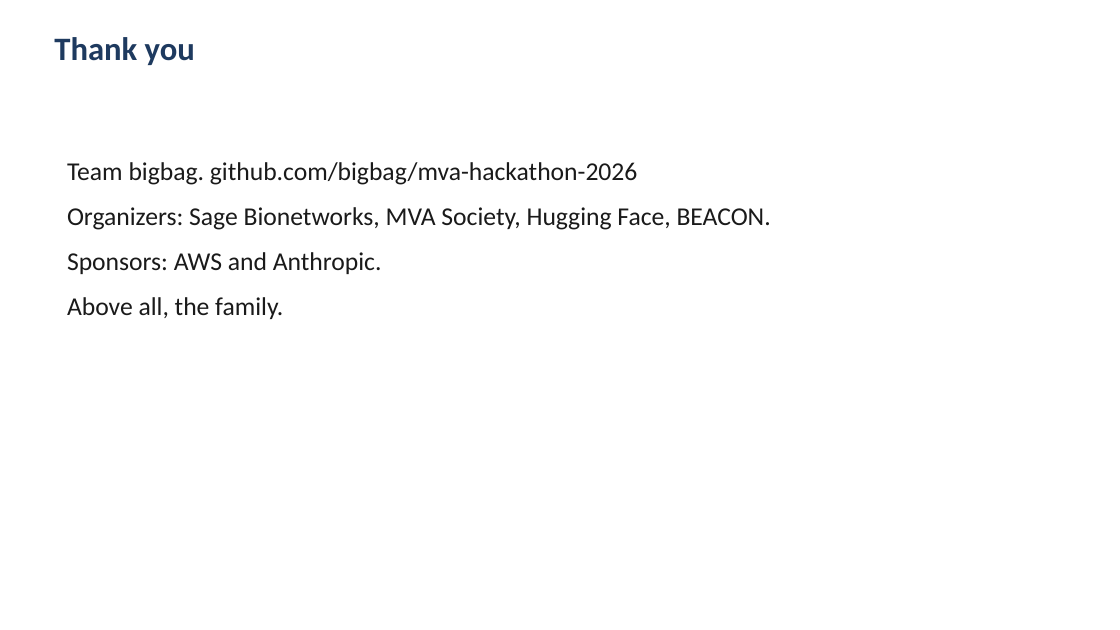
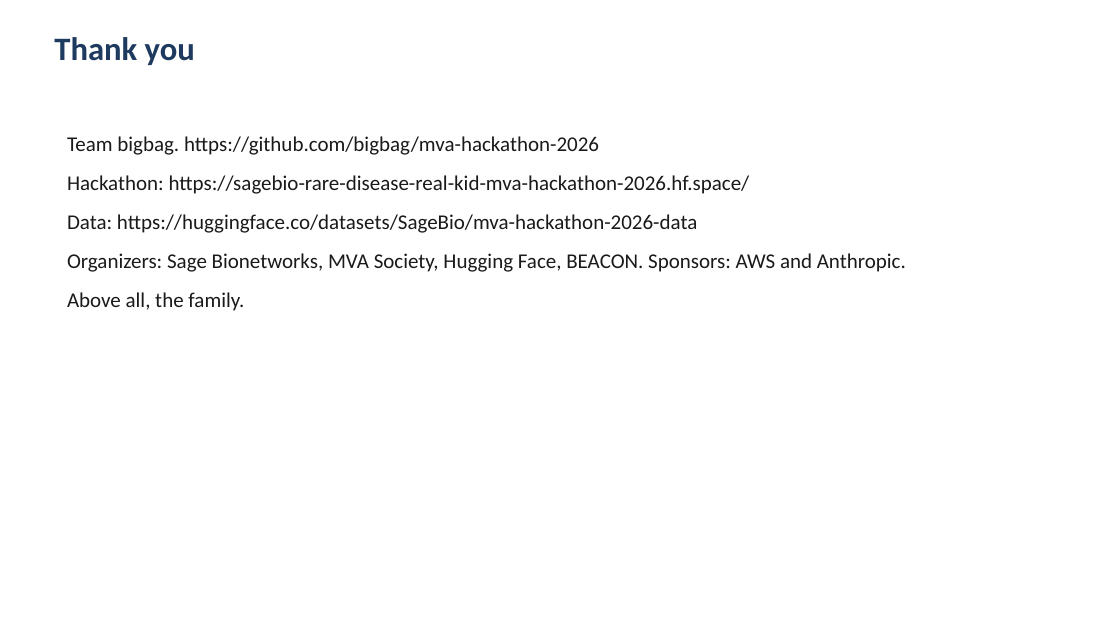
Before and after one commit to bigbag/mva-hackathon-2026, a slide deck: slide 14 of track2/slides/pitch_deck.pptx (slide 12 before the commit). Drawn at 1120x630 pixels with LibreOffice and Linux fonts; fonts in the diff are those of the drawing. Boxes give left, top, right and bottom in pixels: in the first picture for what was removed or moved away, otherwise in the second. Text is boxed around its words. In the diff, an @@ line names an element or a change of style, - is before the commit and + after.

Commit message:
Add MLA Works Cited with verified DOIs and official hackathon links
Correct Mossé initials, Zhang author, Rio Frio, SpliceAI (Jaganathan),
gnomAD v4 (Chen Nature), and EXIST-1 57.7% from the 2016 long-term paper.

```diff
--- a/track2/slides/pitch_deck.pptx
+++ b/track2/slides/pitch_deck.pptx
@@ text "Team bigbag. https://github.com/bigbag/mva-hackathon-2026": place and size @@
-text "Team bigbag. https://github.com/bigbag/mva-hackathon-2026" at [67,162,771,319]
+text "Team bigbag. https://github.com/bigbag/mva-hackathon-2026" at [67,136,906,311]
@@ text at [67,136,906,272]: text changed; size 22 to 18 pt @@
-Team bigbag. github.com/bigbag/mva-hackathon-2026
-Organizers: Sage Bionetworks, MVA Society, Hugging Face, BEACON.
-Sponsors: AWS and Anthropic.
+Team bigbag. https://github.com/bigbag/mva-hackathon-2026
+Hackathon: https://sagebio-rare-disease-real-kid-mva-hackathon-2026.hf.space/
+Data: https://huggingface.co/datasets/SageBio/mva-hackathon-2026-data
+Organizers: Sage Bionetworks, MVA Society, Hugging Face, BEACON. Sponsors: AWS and Anthropic.
@@ text at [67,292,244,311]: size 22 to 18 pt in "Above all, the family." @@
```
Also in this commit, not shown: 2 slides added, 7 other files.
